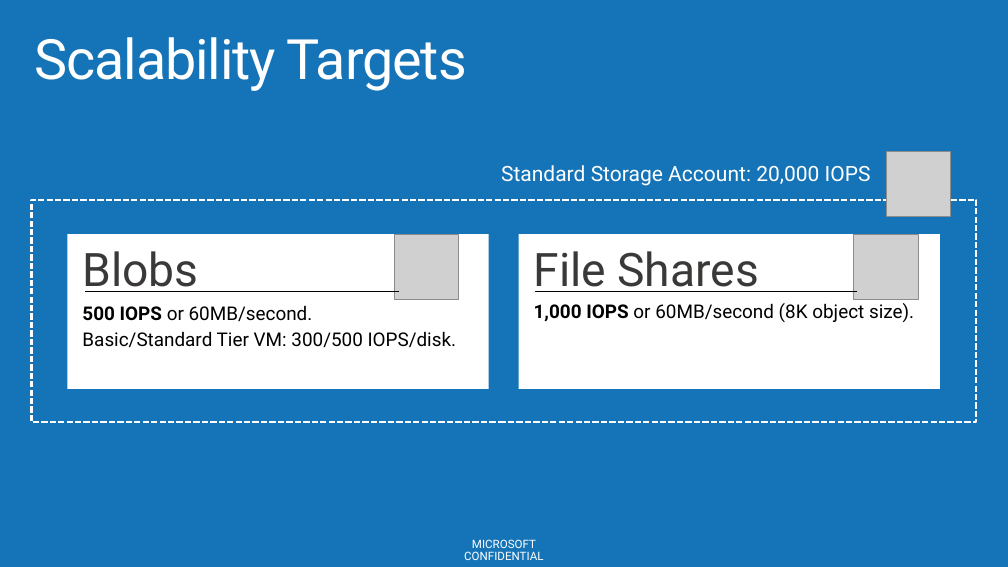
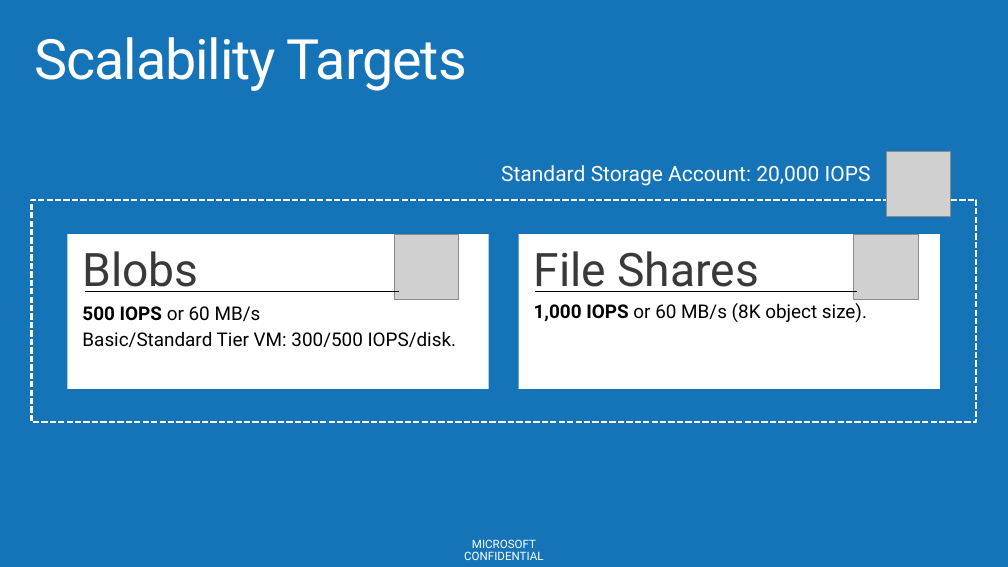
Before and after one commit to AzureCAT-GSI/SAP-on-Azure, a slide deck: slide 23 of SAP-on-Azure-Workshop-multi-day-/Presentations/Azure Compute Storage Network for SAP.pptx. Drawn at 1008x567 pixels with LibreOffice and Linux fonts; fonts in the diff are those of the drawing; grey boxes stand for pictures; background and template pictures are left out. Boxes give left, top, right and bottom in pixels: in the first picture for what was removed or moved away, otherwise in the second. Text is boxed around its words. In the diff, an @@ line names an element or a change of style, - is before the commit and + after.

```diff
--- a/SAP-on-Azure-Workshop-multi-day-/Presentations/Azure Compute Storage Network for SAP.pptx
+++ b/SAP-on-Azure-Workshop-multi-day-/Presentations/Azure Compute Storage Network for SAP.pptx
@@ text at <box>82,306,261,321</box>: text changed @@
-500 IOPS or 60MB/second.
+500 IOPS or 60 MB/s
@@ text at <box>534,303,867,322</box>: text changed @@
-1,000 IOPS or 60MB/second (8K object size).
+1,000 IOPS or 60 MB/s (8K object size).
```
Also in this commit, not shown: 10 other slides changed, 2 slides added, 2 slides removed.
